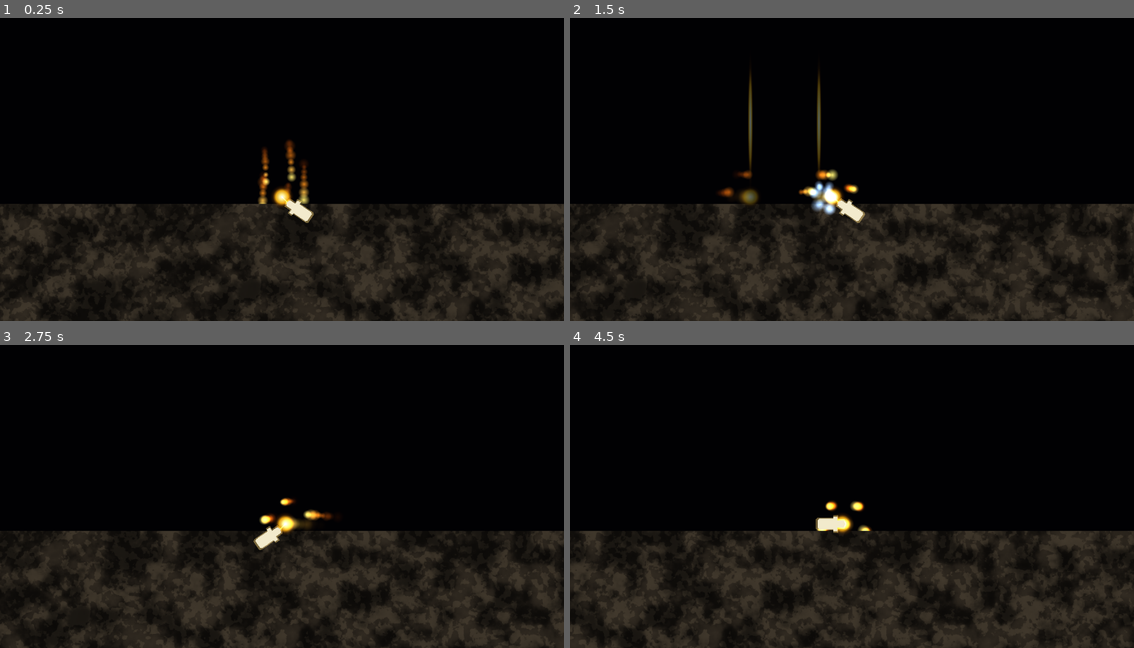
Above: before the commit, frames 1-4 (two rows, left to right).
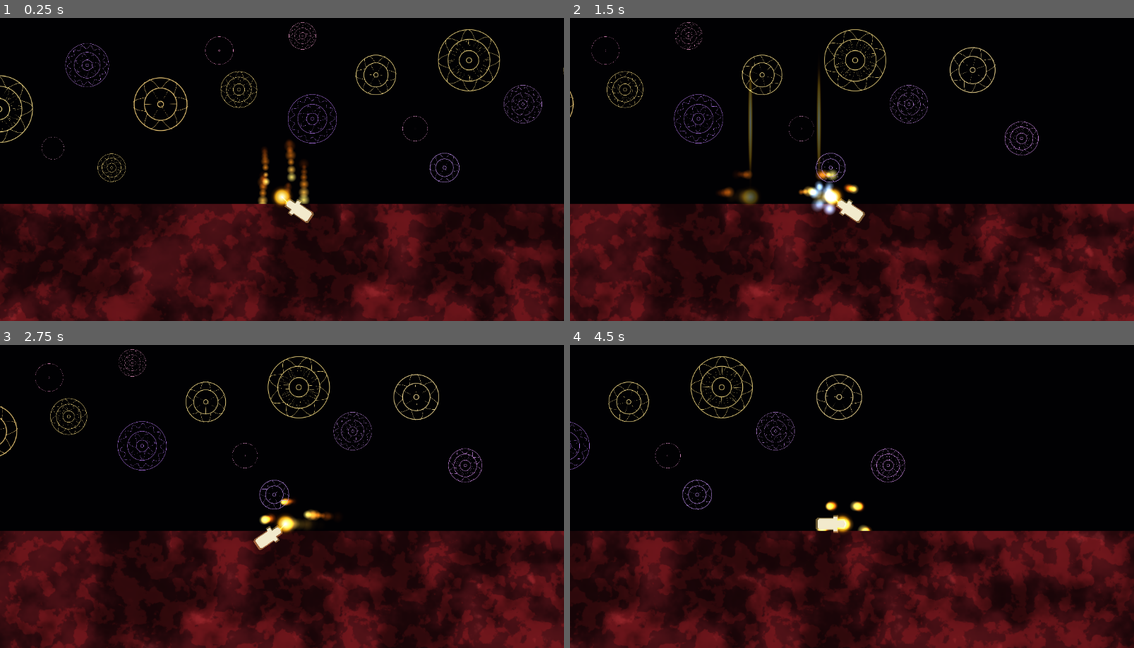
Above: after the commit, the same moments.

Repository: Ito-x/Zell
Game: Godot game, scene res://scenes/world/LesYeux.tscn
The game is run twice, just before and just after one commit, with the same random seed, the same clock (stepped at 60 frames per second) and the same inputs.
Inputs (mouse positions are in pixels of both pictures, inside the frame that each line leads up to):
- Up to frame 1 (0.25 s): no input
- Up to frame 2 (1.5 s): tap Enter at 0.5 s; move the mouse to (976, 148) at 0.52 s; hold D (move_right) from 0.53 s (still down); click (976, 148) at 0.6 s; tap Space (jump) at 0.77 s; move the mouse to (739, 178) at 1.27 s; right-click (739, 178) at 1.35 s
- Up to frame 3 (2.75 s): tap Space (jump) at 1.52 s; move the mouse to (338, 420) at 2.02 s; release D (move_right) at 2.03 s; hold A (move_left) from 2.03 s (still down); tap E (interact) at 2.1 s
- Up to frame 4 (4.5 s): move the mouse to (823, 554) at 2.77 s; release A (move_left) at 2.78 s; hold D (move_right) 2.78-4.28 s; tap S (look_down) at 2.85 s; tap Space (jump) at 3.02, 3.77 s; move the mouse to (1021, 535) at 3.52 s; hold W (look_up) 3.53-4.28 s; move the mouse to (682, 441) at 4.27 s; hold A (move_left) from 4.28 s (still down); click (682, 441) at 4.35 s

The runs differ from the first frame. In frame 1, 29% of the frame differs, in the area x 0-100%, y 1-100%; in frame 2, 30%; in frame 3, 30%; in frame 4, 31%, in the area x 0-100%, y 3-100%.

Commit message:
fix(world): rosas hors parallax + sol pierres beige + plafond pierres sombre
Fixes :
- ParallaxBackground retiré : les rosas ne s'affichaient pas en runtime
  malgré être visibles dans l'éditeur (bug d'offset parallax avec la
  Camera2D du Player). Remplacé par un Node2D 'Decor' simple, les rosas
  sont fixes dans le monde. Parallax2D pourra être réintroduit plus tard.
- 17 rosas (au lieu de 19 réparties sur 2 couches) dans Decor, dispersées
  autour du spawn pour être visibles immédiatement
- Nouveau shader procédural stones.gdshader : voronoi distordu pour les
  pierres, fbm pour la texture de surface, cracks sombres entre cellules
- Sol : ShaderMaterial_sol — beige foncé (stone_color 0.34/0.28/0.20)
- Plafond ajouté : StaticBody2D à Y=-420 avec ShaderMaterial_plafond
  (pierres sombres anthracite 0.12/0.11/0.10), 250px d'épaisseur visible
  Le bas du plafond est à Y=-420, largement au-dessus de la hauteur de saut

Diff:
--- /dev/null
+++ b/assets/shaders/stones.gdshader
@@ -0,0 +1,84 @@
+shader_type canvas_item;
+
+uniform vec3 stone_color : source_color = vec3(0.32, 0.27, 0.20);
+uniform vec3 crack_color : source_color = vec3(0.04, 0.03, 0.02);
+uniform vec3 highlight_color : source_color = vec3(0.50, 0.43, 0.32);
+uniform float scale = 0.015;
+uniform float crack_width : hint_range(0.01, 0.15) = 0.05;
+uniform float color_variation : hint_range(0.0, 0.6) = 0.35;
+
+varying vec2 world_pos;
+
+void vertex() {
+	world_pos = (MODEL_MATRIX * vec4(VERTEX, 0.0, 1.0)).xy;
+}
+
+vec2 hash2(vec2 p) {
+	p = vec2(dot(p, vec2(127.1, 311.7)), dot(p, vec2(269.5, 183.3)));
+	return fract(sin(p) * 43758.5453);
+}
+
+float hash(vec2 p) {
+	return fract(sin(dot(p, vec2(12.9898, 78.233))) * 43758.5453);
+}
+
+float noise(vec2 p) {
+	vec2 i = floor(p);
+	vec2 f = fract(p);
+	f = f * f * (3.0 - 2.0 * f);
+	return mix(mix(hash(i), hash(i + vec2(1, 0)), f.x),
+			   mix(hash(i + vec2(0, 1)), hash(i + vec2(1, 1)), f.x), f.y);
+}
+
+float fbm(vec2 p) {
+	float v = 0.0;
+	float a = 0.5;
+	for (int i = 0; i < 4; i++) {
+		v += a * noise(p);
+		p *= 2.0;
+		a *= 0.5;
+	}
+	return v;
+}
+
+void fragment() {
+	vec2 uv = world_pos * scale;
+	// Distorsion pour casser la grille voronoi
+	uv += vec2(fbm(uv * 3.0), fbm(uv * 3.0 + 17.0)) * 0.15;
+
+	vec2 g = floor(uv);
+	vec2 f = fract(uv);
+	float d1 = 9.0;
+	float d2 = 9.0;
+	vec2 cell_id = vec2(0.0);
+	for (int y = -1; y <= 1; y++) {
+		for (int x = -1; x <= 1; x++) {
+			vec2 lattice = vec2(float(x), float(y));
+			vec2 offset = hash2(g + lattice);
+			vec2 r = lattice + offset - f;
+			float d = dot(r, r);
+			if (d < d1) {
+				d2 = d1;
+				d1 = d;
+				cell_id = g + lattice;
+			} else if (d < d2) {
+				d2 = d;
+			}
+		}
+	}
+	float edge = sqrt(d2) - sqrt(d1);
+	float crack = smoothstep(0.0, crack_width, edge);
+
+	float cell_h = hash(cell_id);
+	float surface = fbm(uv * 6.0 + cell_h * 20.0);
+	float detail = fbm(uv * 18.0 + cell_h * 50.0);
+
+	vec3 stone_var = stone_color * (1.0 - color_variation * 0.5 + color_variation * cell_h);
+	vec3 col = mix(stone_var * 0.55, stone_var, surface);
+	col = mix(col, highlight_color, smoothstep(0.65, 0.9, surface) * 0.35);
+	col *= 0.85 + 0.3 * detail;
+
+	col = mix(crack_color, col, crack);
+
+	COLOR = vec4(col, 1.0);
+}
--- a/scenes/world/LesYeux.tscn
+++ b/scenes/world/LesYeux.tscn
@@ -1,7 +1,7 @@
 [gd_scene format=3 uid="uid://de2yq6uqt4q41"]
 
 [ext_resource type="PackedScene" path="res://scenes/player/Player.tscn" id="1_player"]
-[ext_resource type="Shader" uid="uid://chh5bun6sqf0b" path="res://assets/shaders/flesh.gdshader" id="2_flesh"]
+[ext_resource type="Shader" uid="uid://chh5bun6sqf0b" path="res://assets/shaders/stones.gdshader" id="2_stones"]
 [ext_resource type="PackedScene" uid="uid://bovvhmrh3de41" path="res://scenes/world/Etoile.tscn" id="3_etoile"]
 [ext_resource type="PackedScene" path="res://scenes/world/Rosa2.tscn" id="4_rosa2"]
 [ext_resource type="PackedScene" path="res://scenes/world/Rosa3.tscn" id="5_rosa3"]
@@ -20,140 +20,143 @@
 [sub_resource type="RectangleShape2D" id="RectangleShape2D_sol"]
 size = Vector2(4001, 32)
 
-[sub_resource type="ShaderMaterial" id="ShaderMaterial_flesh"]
-shader = ExtResource("2_flesh")
-shader_parameter/base_color = Color(0.22, 0.19, 0.15, 1)
-shader_parameter/deep_color = Color(0.06, 0.05, 0.04, 1)
-shader_parameter/vein_color = Color(0.32, 0.28, 0.22, 1)
-shader_parameter/scale = 0.025
-shader_parameter/pulse_speed = 0.25
-shader_parameter/pulse_amount = 0.03
-shader_parameter/wetness = 0.0
+[sub_resource type="RectangleShape2D" id="RectangleShape2D_plafond"]
+size = Vector2(4001, 32)
 
-[node name="LesYeux" type="Node2D" unique_id=657330787]
+[sub_resource type="ShaderMaterial" id="ShaderMaterial_sol"]
+shader = ExtResource("2_stones")
+shader_parameter/stone_color = Color(0.34, 0.28, 0.20, 1)
+shader_parameter/crack_color = Color(0.04, 0.03, 0.02, 1)
+shader_parameter/highlight_color = Color(0.52, 0.44, 0.32, 1)
+shader_parameter/scale = 0.012
+shader_parameter/crack_width = 0.06
+shader_parameter/color_variation = 0.35
 
-[node name="WorldEnvironment" type="WorldEnvironment" parent="." unique_id=1917348540]
+[sub_resource type="ShaderMaterial" id="ShaderMaterial_plafond"]
+shader = ExtResource("2_stones")
+shader_parameter/stone_color = Color(0.12, 0.11, 0.10, 1)
+shader_parameter/crack_color = Color(0.01, 0.01, 0.01, 1)
+shader_parameter/highlight_color = Color(0.22, 0.20, 0.18, 1)
+shader_parameter/scale = 0.014
+shader_parameter/crack_width = 0.08
+shader_parameter/color_variation = 0.45
+
+[node name="LesYeux" type="Node2D"]
+
+[node name="WorldEnvironment" type="WorldEnvironment" parent="."]
 environment = SubResource("Environment_yeux")
 
-[node name="ParallaxBackground" type="ParallaxBackground" parent="." unique_id=140747410]
+[node name="Decor" type="Node2D" parent="."]
 
-[node name="CoucheArriere" type="ParallaxLayer" parent="ParallaxBackground" unique_id=1282829390]
-motion_scale = Vector2(0.1, 0.1)
-
-[node name="Rosa1" parent="ParallaxBackground/CoucheArriere" instance=ExtResource("3_etoile")]
+[node name="Rosa1" parent="Decor" instance=ExtResource("3_etoile")]
 position = Vector2(-580, -170)
 scale = Vector2(2.4, 2.4)
 color = Color(1, 0.9, 0.55, 1)
 
-[node name="Rosa2" parent="ParallaxBackground/CoucheArriere" instance=ExtResource("4_rosa2")]
+[node name="Rosa2" parent="Decor" instance=ExtResource("4_rosa2")]
 position = Vector2(-400, -260)
 scale = Vector2(1.6, 1.6)
 color = Color(0.8, 0.55, 1, 1)
 
-[node name="Rosa3" parent="ParallaxBackground/CoucheArriere" instance=ExtResource("5_rosa3")]
+[node name="Rosa3" parent="Decor" instance=ExtResource("5_rosa3")]
 position = Vector2(-250, -180)
 scale = Vector2(2.0, 2.0)
 color = Color(1, 0.85, 0.5, 1)
 
-[node name="Rosa4" parent="ParallaxBackground/CoucheArriere" instance=ExtResource("6_rosa4")]
+[node name="Rosa4" parent="Decor" instance=ExtResource("6_rosa4")]
 position = Vector2(-130, -290)
 scale = Vector2(1.0, 1.0)
 color = Color(1, 0.6, 0.85, 1)
 
-[node name="Rosa5" parent="ParallaxBackground/CoucheArriere" instance=ExtResource("3_etoile")]
+[node name="Rosa5" parent="Decor" instance=ExtResource("3_etoile")]
 position = Vector2(-90, -210)
 scale = Vector2(1.3, 1.3)
 color = Color(0.95, 0.85, 0.5, 1)
 
-[node name="Rosa6" parent="ParallaxBackground/CoucheArriere" instance=ExtResource("4_rosa2")]
+[node name="Rosa6" parent="Decor" instance=ExtResource("4_rosa2")]
 position = Vector2(60, -150)
 scale = Vector2(1.8, 1.8)
 color = Color(0.75, 0.5, 1, 1)
 
-[node name="Rosa7" parent="ParallaxBackground/CoucheArriere" instance=ExtResource("5_rosa3")]
+[node name="Rosa7" parent="Decor" instance=ExtResource("5_rosa3")]
 position = Vector2(190, -240)
 scale = Vector2(1.5, 1.5)
 color = Color(1, 0.9, 0.55, 1)
 
-[node name="Rosa8" parent="ParallaxBackground/CoucheArriere" instance=ExtResource("6_rosa4")]
+[node name="Rosa8" parent="Decor" instance=ExtResource("6_rosa4")]
 position = Vector2(270, -130)
 scale = Vector2(0.9, 0.9)
 color = Color(1, 0.65, 0.9, 1)
 
-[node name="Rosa9" parent="ParallaxBackground/CoucheArriere" instance=ExtResource("3_etoile")]
+[node name="Rosa9" parent="Decor" instance=ExtResource("3_etoile")]
 position = Vector2(380, -270)
 scale = Vector2(2.2, 2.2)
 color = Color(0.95, 0.85, 0.5, 1)
 
-[node name="Rosa10" parent="ParallaxBackground/CoucheArriere" instance=ExtResource("4_rosa2")]
+[node name="Rosa10" parent="Decor" instance=ExtResource("4_rosa2")]
 position = Vector2(490, -180)
 scale = Vector2(1.4, 1.4)
 color = Color(0.85, 0.6, 1, 1)
 
-[node name="Rosa11" parent="ParallaxBackground/CoucheArriere" instance=ExtResource("5_rosa3")]
+[node name="Rosa11" parent="Decor" instance=ExtResource("5_rosa3")]
 position = Vector2(620, -250)
 scale = Vector2(1.7, 1.7)
 color = Color(1, 0.9, 0.6, 1)
 
-[node name="Rosa12" parent="ParallaxBackground/CoucheArriere" instance=ExtResource("6_rosa4")]
+[node name="Rosa12" parent="Decor" instance=ExtResource("6_rosa4")]
 position = Vector2(-470, -90)
 scale = Vector2(0.8, 0.8)
 color = Color(1, 0.7, 0.9, 1)
 
-[node name="Rosa13" parent="ParallaxBackground/CoucheArriere" instance=ExtResource("3_etoile")]
+[node name="Rosa13" parent="Decor" instance=ExtResource("3_etoile")]
 position = Vector2(720, -110)
 scale = Vector2(1.2, 1.2)
 color = Color(0.9, 0.6, 1, 1)
 
-[node name="Rosa14" parent="ParallaxBackground/CoucheArriere" instance=ExtResource("6_rosa4")]
+[node name="Rosa14" parent="Decor" instance=ExtResource("6_rosa4")]
 position = Vector2(-680, -250)
 scale = Vector2(1.1, 1.1)
 color = Color(1, 0.9, 0.55, 1)
 
-[node name="Rosa15" parent="ParallaxBackground/CoucheArriere" instance=ExtResource("4_rosa2")]
+[node name="Rosa15" parent="Decor" instance=ExtResource("4_rosa2")]
 position = Vector2(40, -320)
 scale = Vector2(1.0, 1.0)
 color = Color(1, 0.65, 0.85, 1)
 
-[node name="CoucheMilieu" type="ParallaxLayer" parent="ParallaxBackground"]
-motion_scale = Vector2(0.3, 0.3)
-
-[node name="RosaM1" parent="ParallaxBackground/CoucheMilieu" instance=ExtResource("5_rosa3")]
-position = Vector2(-350, -260)
-scale = Vector2(0.9, 0.9)
+[node name="Rosa16" parent="Decor" instance=ExtResource("3_etoile")]
+position = Vector2(-350, -50)
+scale = Vector2(1.0, 1.0)
 color = Color(0.95, 0.85, 0.5, 1)
 
-[node name="RosaM2" parent="ParallaxBackground/CoucheMilieu" instance=ExtResource("3_etoile")]
-position = Vector2(420, -300)
+[node name="Rosa17" parent="Decor" instance=ExtResource("5_rosa3")]
+position = Vector2(330, -50)
 scale = Vector2(1.1, 1.1)
-color = Color(0.85, 0.6, 1, 1)
+color = Color(0.8, 0.6, 1, 1)
 
-[node name="RosaM3" parent="ParallaxBackground/CoucheMilieu" instance=ExtResource("4_rosa2")]
-position = Vector2(-50, -340)
-scale = Vector2(0.7, 0.7)
-color = Color(1, 0.7, 0.9, 1)
+[node name="Geometrie" type="TileMapLayer" parent="."]
 
-[node name="RosaM4" parent="ParallaxBackground/CoucheMilieu" instance=ExtResource("6_rosa4")]
-position = Vector2(140, -270)
-scale = Vector2(0.6, 0.6)
-color = Color(1, 0.9, 0.55, 1)
-
-[node name="CoucheAvant" type="ParallaxLayer" parent="ParallaxBackground" unique_id=1423398706]
-motion_scale = Vector2(0.65, 0.65)
-
-[node name="Geometrie" type="TileMapLayer" parent="." unique_id=1770032396]
-
-[node name="SolProvisoire" type="StaticBody2D" parent="." unique_id=95941376]
+[node name="SolProvisoire" type="StaticBody2D" parent="."]
 position = Vector2(0, 200)
 
-[node name="CollisionShape2D" type="CollisionShape2D" parent="SolProvisoire" unique_id=1535094818]
+[node name="CollisionShape2D" type="CollisionShape2D" parent="SolProvisoire"]
 position = Vector2(2.5, -160)
 shape = SubResource("RectangleShape2D_sol")
 
-[node name="Visual" type="Polygon2D" parent="SolProvisoire" unique_id=272717003]
-material = SubResource("ShaderMaterial_flesh")
+[node name="Visual" type="Polygon2D" parent="SolProvisoire"]
+material = SubResource("ShaderMaterial_sol")
 position = Vector2(2, -160)
 polygon = PackedVector2Array(-2000, -16, 2000, -16, 2000, 500, -2000, 500)
 
-[node name="Player" parent="." unique_id=982354547 instance=ExtResource("1_player")]
+[node name="Plafond" type="StaticBody2D" parent="."]
+position = Vector2(0, -420)
+
+[node name="CollisionShape2D" type="CollisionShape2D" parent="Plafond"]
+position = Vector2(0, 0)
+shape = SubResource("RectangleShape2D_plafond")
+
+[node name="Visual" type="Polygon2D" parent="Plafond"]
+material = SubResource("ShaderMaterial_plafond")
+polygon = PackedVector2Array(-2000, -250, 2000, -250, 2000, 16, -2000, 16)
+
+[node name="Player" parent="." instance=ExtResource("1_player")]
 position = Vector2(-2, -60)
Not shown: 1 places in scenes/world/Rosa2.tscn that only renumber resources
Not shown: 1 places in scenes/world/Rosa3.tscn that only renumber resources
Not shown: 1 places in scenes/world/Rosa4.tscn that only renumber resources
